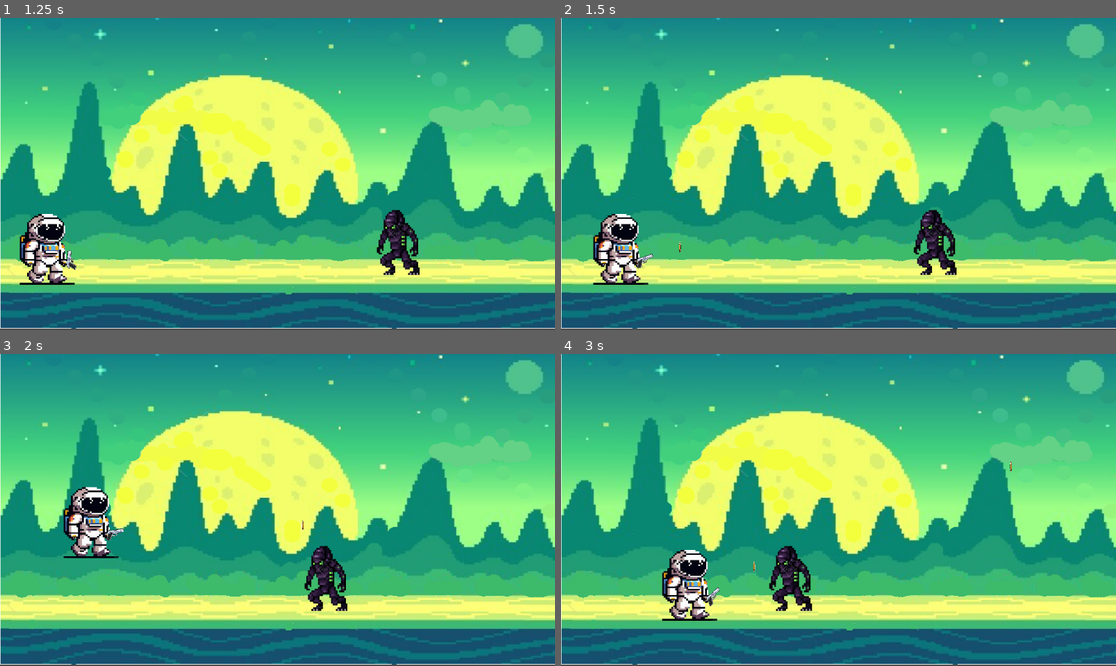
Above: before the commit, frames 1-4 (two rows, left to right).
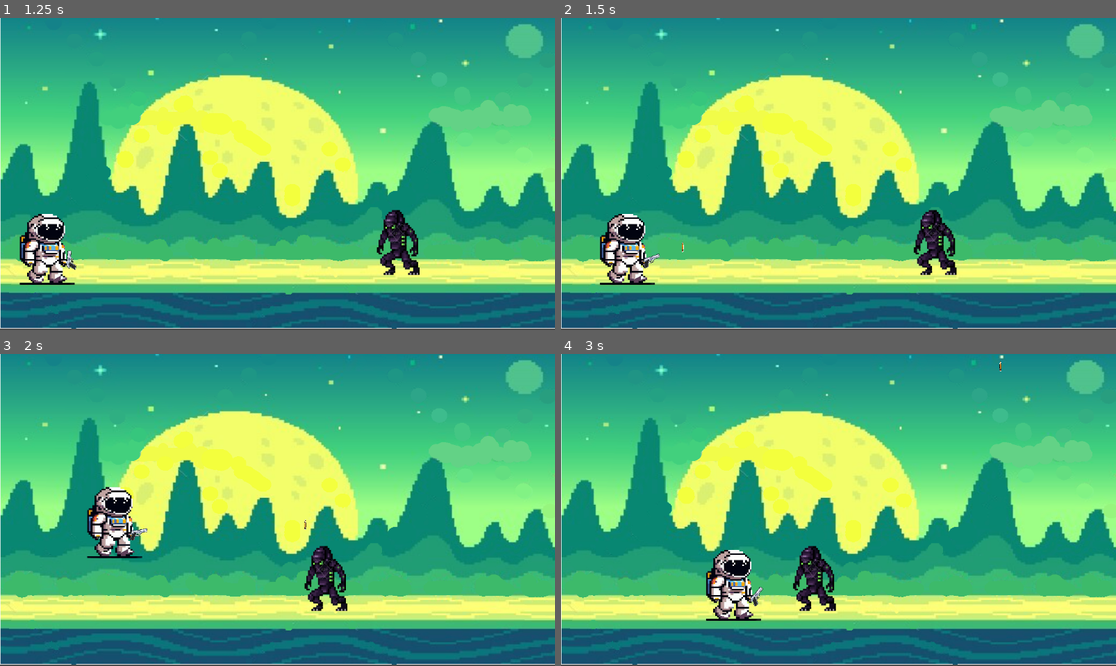
Above: after the commit, the same moments.

Repository: android67boop/crystaline
Game: Godot game, scene res://scenes/main.tscn
Two runs of this game, one before a commit and one after it. Both use one fixed random seed, a clock stepped at 60 frames per second and the inputs below.
Inputs (mouse positions are in pixels of both pictures, inside the frame that each line leads up to):
- Up to frame 1 (1.25 s): click (72, 236) at 0.5 s
- Up to frame 2 (1.5 s): move the mouse to (960, 158) at 1.27 s; hold Right (ui_right) from 1.28 s (still down); click (960, 158) at 1.35 s
- Up to frame 3 (2 s): keep holding Right (ui_right); tap Up (ui_up) at 1.52 s
- Up to frame 4 (3 s): move the mouse to (727, 525) at 2.02 s; click (727, 525) at 2.1 s; tap Up (ui_up) at 2.27 s; move the mouse to (894, 441) at 2.77 s; release Right (ui_right) at 2.78 s; hold Left (ui_left) from 2.78 s (still down); click (894, 441) at 2.85 s

Frame 1 is identical in both runs. In frame 2, 1.6% of the frame differs, in the area x 5-23%, y 62-86%; in frame 3, 2.5%; in frame 4, 4.8%, in the area x 18-82%, y 2-86%.

Commit message:
alien respawning

Diff:
--- a/crystaline-final/scripts/alien.gd
+++ b/crystaline-final/scripts/alien.gd
@@ -1,10 +1,14 @@
 extends CharacterBody2D
 var health = 5
 var knockback = 0.0
+var spawn_position: Vector2
 @export var knockback_strength: float = 300.0
 @export var speed: float = 200.0
 @export var player: Node2D
 @export var gem_scene: PackedScene
+
+
+
 #func _physics_process(delta: float) -> void:
 	#if player:
 		#var relative_position = (player.global_position.x - global_position.x)
@@ -14,7 +18,8 @@
 			#direction = 1
 
 		#velocity.x = direction * speed
-
+func _ready() -> void:
+	spawn_position = global_position
 
 func _physics_process(delta: float) -> void:
 	if knockback != 0:
@@ -34,6 +39,9 @@
 
 
 func take_damage(damage: int) -> void:
+	if not visible:
+		return
+
 	health -= damage
 	print("hit")
 
@@ -47,11 +55,16 @@
 			var gem = gem_scene.instantiate()
 			get_parent().add_child(gem)
 			gem.global_position = global_position
-			print("Gem spawned at: ", gem.global_position)
-			print("GEM CREATED")
-			print(gem)
-			print(gem.global_position)
-		queue_free()
+		hide()
+		set_physics_process(false)
+
+		await get_tree().create_timer(2).timeout
+
+		health = 5
+		knockback = 0.0
+		global_position = spawn_position
+		show()
+		set_physics_process(true)
 
 
 
--- a/crystaline-final/scripts/astronaut.gd
+++ b/crystaline-final/scripts/astronaut.gd
@@ -1,7 +1,7 @@
 extends CharacterBody2D
 
 
-const SPEED = 130.0
+const SPEED = 200.0
 
 
 const JUMP_VELOCITY = -500.0
--- a/crystaline-final/scripts/gem.gd
+++ b/crystaline-final/scripts/gem.gd
@@ -2,6 +2,7 @@
 
 func _on_body_entered(body: Node2D) -> void:
 	if body.is_in_group("astronaut"):
+		get_tree().current_scene.add_score()
 		queue_free()
 
 func _ready() -> void:
